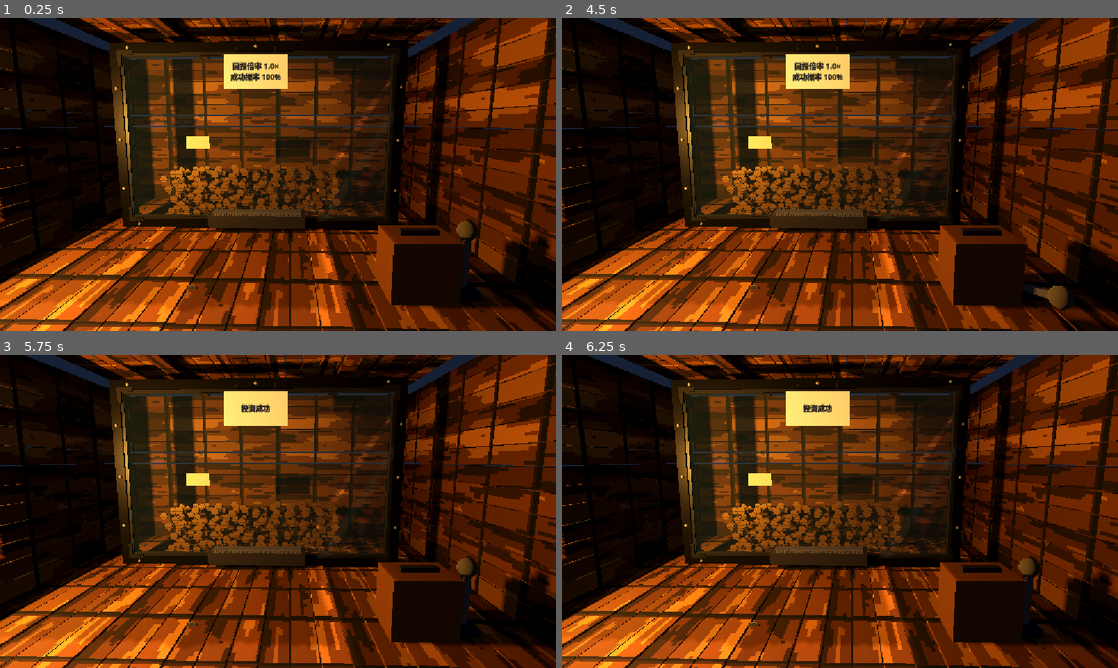
Above: before the commit, frames 1-4 (two rows, left to right).
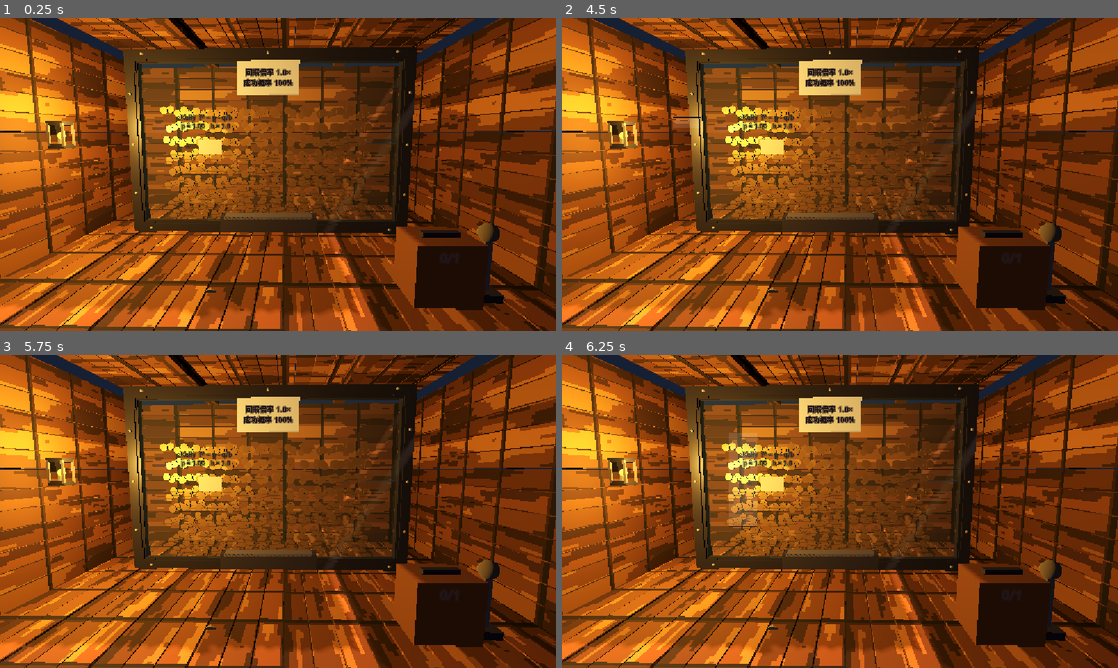
Above: after the commit, the same moments.

Repository: FFFpr/Ember-in-the-Night
Game: Godot game, scene res://art_style_demo/07_kelly_room/kelly_room.tscn
The game is run twice, just before and just after one commit, with the same random seed, the same clock (stepped at 60 frames per second) and the same inputs. This scene is started directly instead of the project's main scene.
Inputs (mouse positions are in pixels of both pictures, inside the frame that each line leads up to):
- Up to frame 1 (0.25 s): no input
- Up to frame 2 (4.5 s): tap Enter at 0.5, 2.75 s; move the mouse to (962, 158) at 0.52 s; press the mouse at (962, 158) at 0.53 s; release the mouse at (962, 158) at 1.25 s; tap Space at 1.25, 4.25 s; drag from (728, 190) to (812, 237) at 1.27 s; move the mouse to (895, 105) at 2.02 s; press the mouse at (895, 105) at 2.03 s; release the mouse at (895, 105) at 2.75 s; drag from (812, 237) to (673, 127) at 2.77 s; move the mouse to (1006, 221) at 3.52 s; press the mouse at (1006, 221) at 3.53 s; release the mouse at (1006, 221) at 4.25 s; drag from (673, 127) to (756, 96) at 4.27 s
- Up to frame 3 (5.75 s): move the mouse to (305, 511) at 5.02 s; press the mouse at (305, 511) at 5.03 s
- Up to frame 4 (6.25 s): release the mouse at (867, 511) at 5.75 s; tap Enter at 5.75 s; drag from (756, 433) to (728, 527) at 5.77 s

The runs differ from the first frame. In frame 1, 74% of the frame differs, in the area x 0-100%, y 0-100%; in frame 2, 74%; in frame 3, 74%; in frame 4, 74%.

Commit message:
Tune Kelly room lighting, metal frame, and vault fill
Brighten ambient light so planks read in shadow, highlight the
metal glass channel, pack the market coins, and move the lantern
into the idle camera view. Marker formula uses ASCII hyphen.

Co-authored-by: 544205300 <544205300@qq.com>

Diff:
--- a/art_style_demo/07_kelly_room/kelly_look.gd
+++ b/art_style_demo/07_kelly_room/kelly_look.gd
@@ -12,8 +12,8 @@
 const METAL_L := Color8(168, 158, 148)
 const METAL_HI := Color8(232, 214, 176)
 const OUTLINE := Color8(28, 22, 26)
-const INK := Color(0.11, 0.09, 0.10, 0.90)
-const INK_BLEED := Color(0.11, 0.09, 0.10, 0.28)
+const INK := Color(0.12, 0.09, 0.10, 1.0)
+const INK_BLEED := Color(0.12, 0.09, 0.10, 0.45)
 const GLASS := Color(0.58, 0.76, 0.72, 0.13)
 const NIGHT := Color8(22, 32, 52)
 
@@ -104,11 +104,17 @@
 	var outer_h: float = FRAME_Y1 - FRAME_Y0
 	var bar: float = FRAME_BAR
 	var depth: float = FRAME_DEPTH
-	# Four frame members sit between wood and glass.
-	_box(host, Vector3(outer_w, bar, depth), Vector3(mid_x, FRAME_Y0 + bar * 0.5, z), _metal_d)
-	_box(host, Vector3(outer_w, bar, depth), Vector3(mid_x, FRAME_Y1 - bar * 0.5, z), _metal_d)
-	_box(host, Vector3(bar, outer_h - bar * 2.0, depth), Vector3(FRAME_X0 + bar * 0.5, mid_y, z), _metal_d)
-	_box(host, Vector3(bar, outer_h - bar * 2.0, depth), Vector3(FRAME_X1 - bar * 0.5, mid_y, z), _metal_d)
+	# Four frame members sit between wood and glass. Outer bars read as metal, not wood.
+	_box(host, Vector3(outer_w, bar, depth), Vector3(mid_x, FRAME_Y0 + bar * 0.5, z), _metal_m)
+	_box(host, Vector3(outer_w, bar, depth), Vector3(mid_x, FRAME_Y1 - bar * 0.5, z), _metal_m)
+	_box(host, Vector3(bar, outer_h - bar * 2.0, depth), Vector3(FRAME_X0 + bar * 0.5, mid_y, z), _metal_m)
+	_box(host, Vector3(bar, outer_h - bar * 2.0, depth), Vector3(FRAME_X1 - bar * 0.5, mid_y, z), _metal_m)
+	# Camera-facing highlight so the channel is not lost in shadow.
+	var face_z: float = z + depth * 0.42
+	_box(host, Vector3(outer_w, bar * 0.35, 0.02), Vector3(mid_x, FRAME_Y0 + bar * 0.35, face_z), _metal_l)
+	_box(host, Vector3(outer_w, bar * 0.35, 0.02), Vector3(mid_x, FRAME_Y1 - bar * 0.35, face_z), _metal_l)
+	_box(host, Vector3(bar * 0.35, outer_h - bar * 2.0, 0.02), Vector3(FRAME_X0 + bar * 0.35, mid_y, face_z), _metal_l)
+	_box(host, Vector3(bar * 0.35, outer_h - bar * 2.0, 0.02), Vector3(FRAME_X1 - bar * 0.35, mid_y, face_z), _metal_l)
 	# Inner lip so the pane is held in a metal channel, not flush with wood.
 	var lip := 0.035
 	var inner_w: float = outer_w - bar * 2.0
@@ -175,10 +181,10 @@
 		lab.font = _marker_font
 	lab.modulate = INK
 	lab.outline_modulate = INK_BLEED
-	lab.outline_size = 12
+	lab.outline_size = 16
 	lab.pixel_size = 0.0022
 	lab.shaded = false
-	lab.no_depth_test = false
+	lab.no_depth_test = true
 	lab.billboard = BaseMaterial3D.BILLBOARD_DISABLED
 	return lab
 
--- a/art_style_demo/07_kelly_room/kelly_room.gd
+++ b/art_style_demo/07_kelly_room/kelly_room.gd
@@ -219,7 +219,7 @@
 		_board_label.text = "投资成功"
 	else:
 		_board_label.text = "投资失败"
-	_formula_label.text = "Kelly  f* = p − q/b\np=%.2f  b=%.1f" % [_round.p, _round.b]
+	_formula_label.text = "Kelly  f* = p - q/b\np = %.2f   b = %.1f" % [_round.p, _round.b]
 	_kelly_label.text = str(_round.recommended_stake())
 	_kelly_label.visible = _round.sticker_revealed
 	_sticker.visible = not _round.sticker_revealed
@@ -385,11 +385,11 @@
 	_make_env()
 	_make_room()
 	_camera = Camera3D.new()
-	_camera.position = Vector3(0.22, 1.34, 2.48)
+	_camera.position = Vector3(0.04, 1.28, 2.38)
 	_camera.current = true
-	_camera.fov = 52.0
+	_camera.fov = 54.0
 	add_child(_camera)
-	_camera.look_at(Vector3(0.08, 0.78, -1.05))
+	_camera.look_at(Vector3(-0.06, 0.82, -1.08))
 	_market = Node3D.new()
 	_market.name = "Market"
 	add_child(_market)
@@ -412,24 +412,24 @@
 	env.background_color = NIGHT
 	env.ambient_light_source = Environment.AMBIENT_SOURCE_COLOR
 	env.ambient_light_color = Color8(74, 72, 78)
-	env.ambient_light_energy = 0.4
+	env.ambient_light_energy = 0.78
 	env.tonemap_mode = Environment.TONE_MAPPER_FILMIC
 	world.environment = env
 	add_child(world)
 	var sun := DirectionalLight3D.new()
 	sun.rotation_degrees = Vector3(-42, 35, 0)
 	sun.light_color = Color8(168, 158, 148)
-	sun.light_energy = 0.35
+	sun.light_energy = 0.55
 	sun.shadow_enabled = true
 	add_child(sun)
 	var lamp := OmniLight3D.new()
-	lamp.position = Vector3(-2.12, 1.32, 0.35)
+	lamp.position = Vector3(-1.88, 1.36, -0.42)
 	lamp.light_color = Color8(255, 186, 72)
-	lamp.light_energy = 2.4
-	lamp.omni_range = 6.0
-	lamp.shadow_enabled = true
+	lamp.light_energy = 3.1
+	lamp.omni_range = 7.0
+	lamp.shadow_enabled = false
 	add_child(lamp)
-	Look.add_lantern(self, Vector3(-2.28, 1.12, 0.35))
+	Look.add_lantern(self, Vector3(-2.22, 1.10, -0.55))
 
 
 func _make_room() -> void:
@@ -441,15 +441,15 @@
 
 
 func _fill_market() -> void:
-	for i in 240:
+	for i in 560:
 		var coin := _make_coin(false)
-		var col := i % 12
-		var row := (i / 12) % 5
-		var layer := i / 60
+		var col := i % 14
+		var row := (i / 14) % 5
+		var layer := i / 70
 		coin.position = Vector3(
-				-1.45 + float(col) * 0.20 + randf() * 0.10,
-				0.10 + float(layer) * 0.16 + randf() * 0.12,
-				-1.58 - float(row) * 0.16 - randf() * 0.12)
+				-1.55 + float(col) * 0.20 + randf() * 0.08,
+				0.12 + float(layer) * 0.20 + randf() * 0.08,
+				-1.58 - float(row) * 0.16 - randf() * 0.10)
 		_market.add_child(coin)
 
 
@@ -532,7 +532,7 @@
 
 
 func _make_formula() -> void:
-	_formula_label = _marker_label(Vector3(-1.28, 1.40, -1.31), 26)
+	_formula_label = _marker_label(Vector3(-1.22, 1.42, -1.29), 32)
 	_formula_label.horizontal_alignment = HORIZONTAL_ALIGNMENT_LEFT
 	add_child(_formula_label)
 	var eq := _marker_label(Vector3(-1.16, 1.12, -1.31), 40)
Not shown, added: art_style_demo/07_kelly_room/kelly_look.gd.uid
